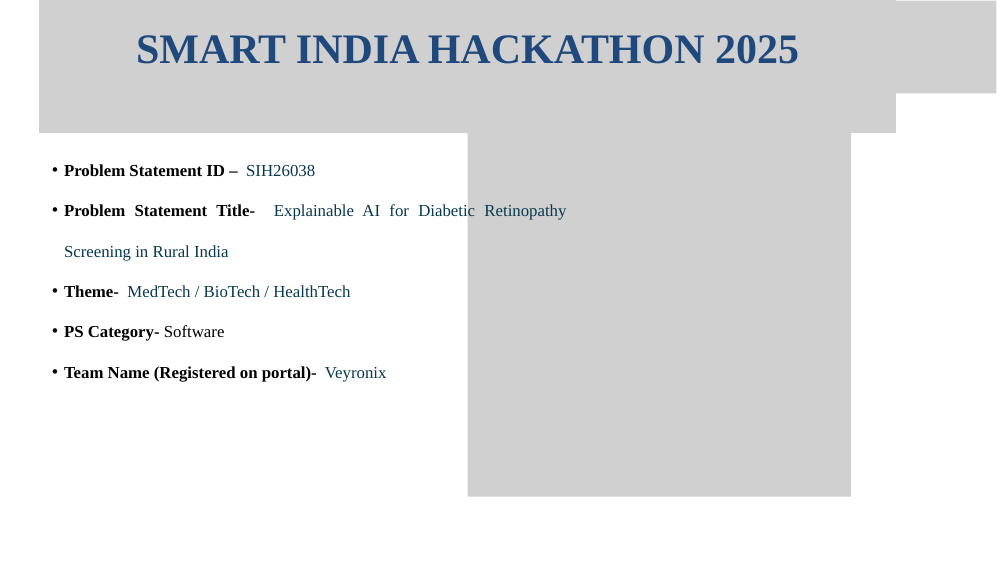
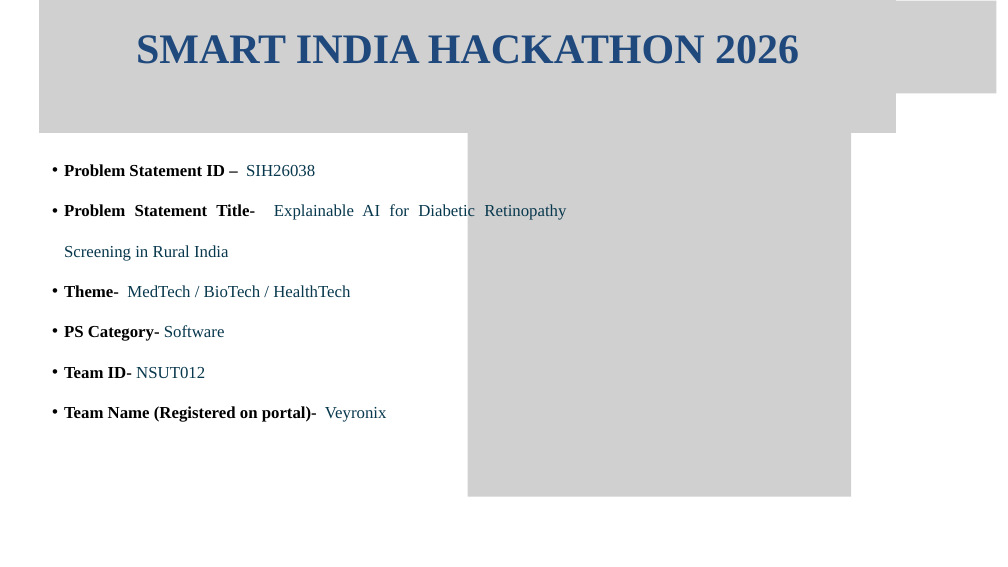
Before and after one commit to ThePhantom007/Drishti, a slide deck: slide 1 of submission/Veyronix_SIH26038_DRISHTI_PPT.pptx. Drawn at 1008x567 pixels with LibreOffice and Linux fonts; fonts in the diff are those of the drawing; grey boxes stand for pictures. Boxes give left, top, right and bottom in pixels: in the first picture for what was removed or moved away, otherwise in the second. Text is boxed around its words. In the diff, an @@ line names an element or a change of style, - is before the commit and + after.

```diff
--- a/submission/Veyronix_SIH26038_DRISHTI_PPT.pptx
+++ b/submission/Veyronix_SIH26038_DRISHTI_PPT.pptx
@@ text at (x1=136, y1=35, x2=799, y2=64): text changed @@
-SMART INDIA HACKATHON 2025
+SMART INDIA HACKATHON 2026
@@ text at (x1=64, y1=325, x2=225, y2=341): text colour #000000 to #08384D in "Software" @@
@@ text at (x1=64, y1=367, x2=205, y2=378): paragraph added @@
+  • Team ID- NSUT012
```
Also in this commit, not shown: 5 other slides changed, 8 other files.
